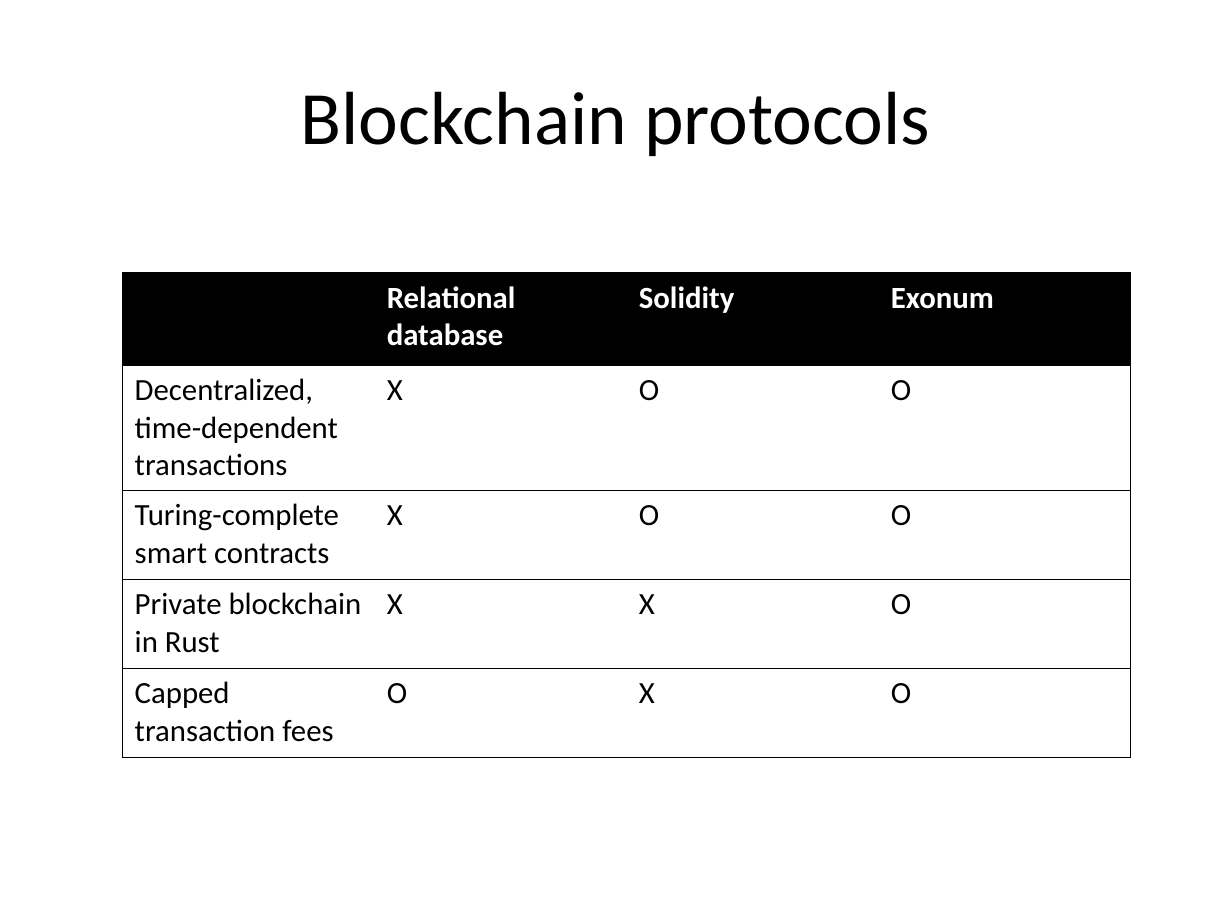
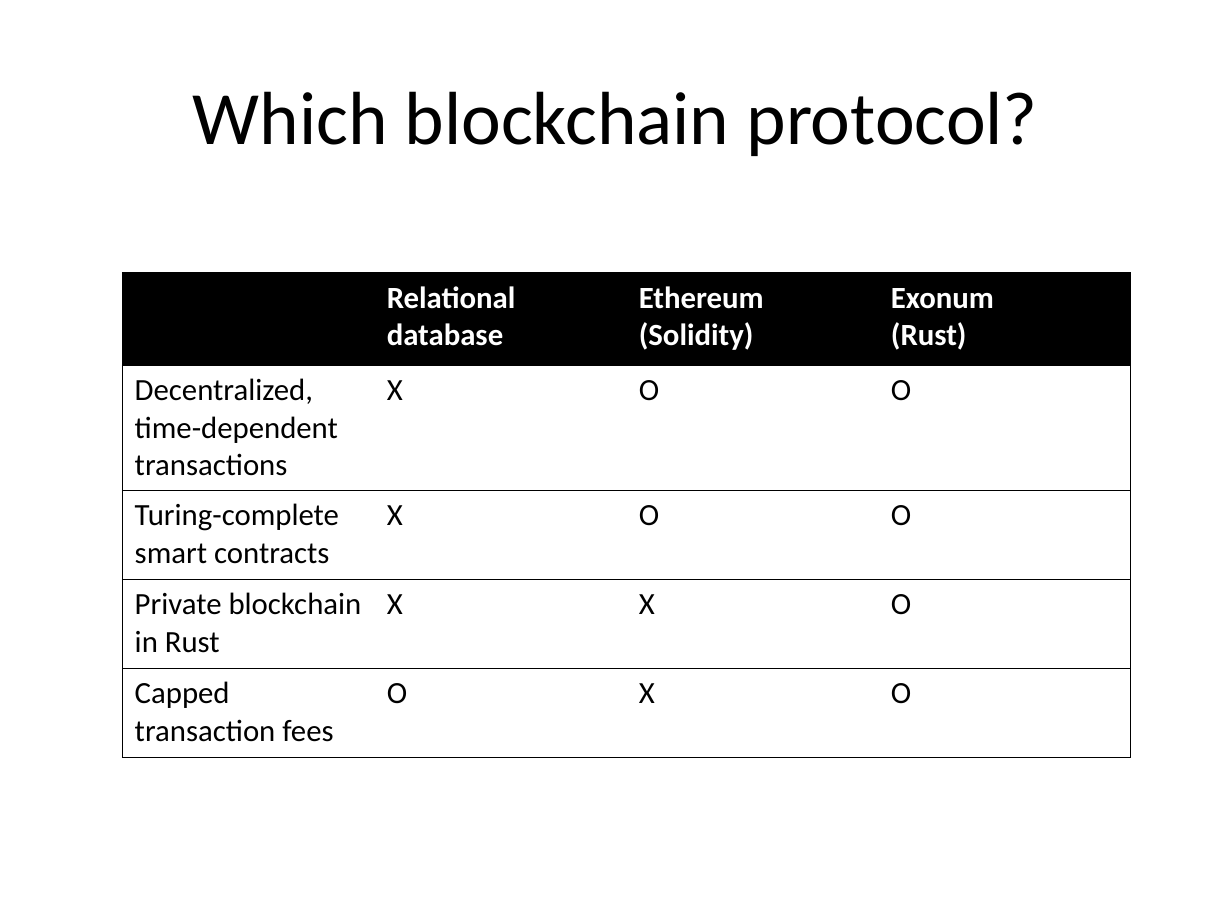
Before and after one commit to WCEF/healthlink, a slide deck: slide 4 of AMP-bn.pptx (slide 5 before the commit). Drawn at 1232x924 pixels with LibreOffice and Linux fonts; fonts in the diff are those of the drawing. Boxes give left, top, right and bottom in pixels: in the first picture for what was removed or moved away, otherwise in the second. Text is boxed around its words. In the diff, an @@ line names an element or a change of style, - is before the commit and + after.

Commit message:
remove two slides

```diff
--- a/AMP-bn.pptx
+++ b/AMP-bn.pptx
@@ title at <box>193,91,1037,156</box>: text changed @@
-Blockchain protocols
+Which blockchain protocol?
@@ table at <box>122,274,1132,756</box> @@
-row 1, column 3: Solidity
+row 1, column 3: Ethereum (Solidity)
-row 1, column 4: Exonum
+row 1, column 4: Exonum / (Rust)
```
Also in this commit, not shown: 2 slides removed.
